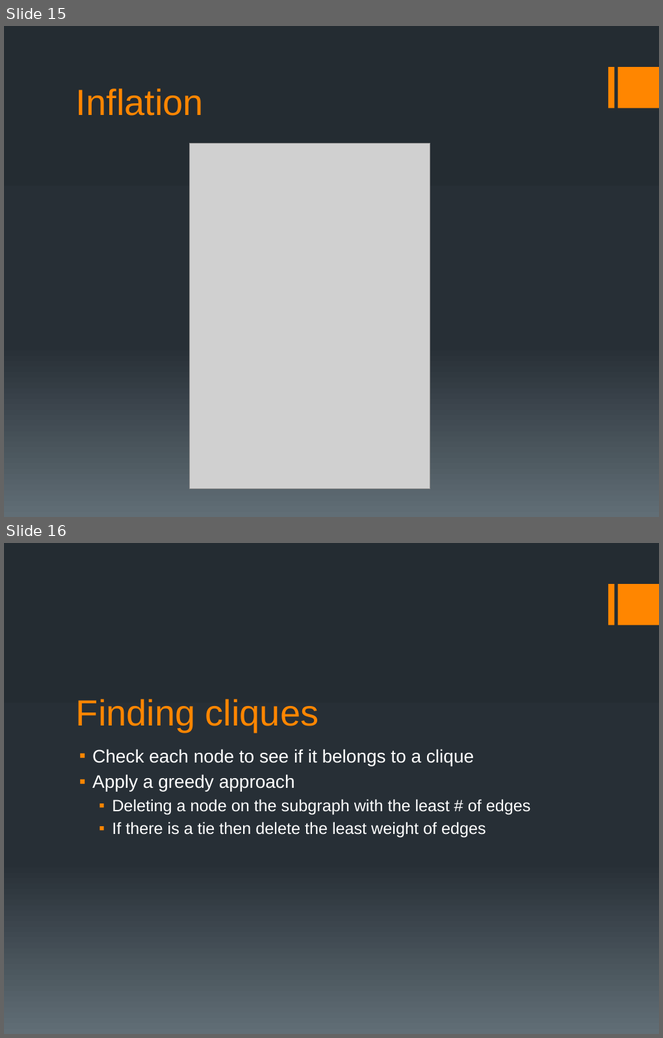
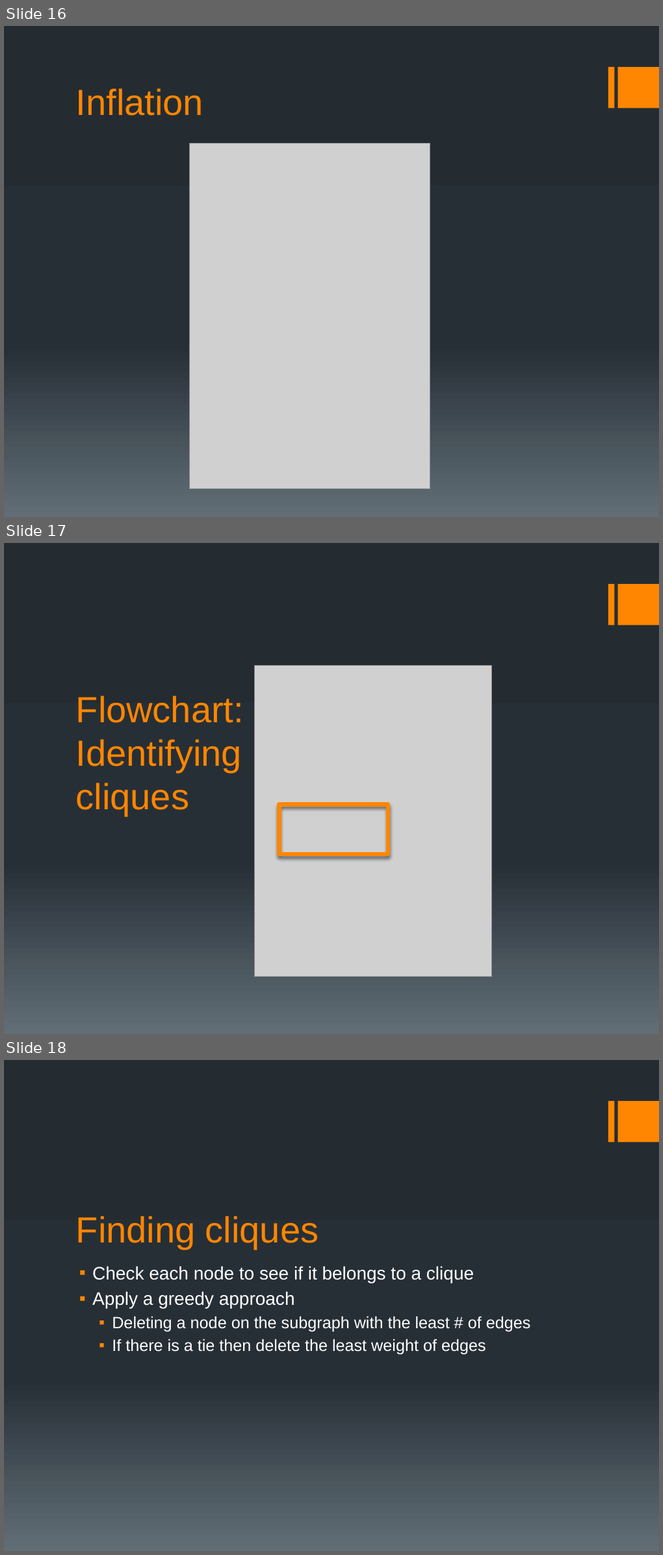
Before and after one commit to ship561/final-project, a slide deck: bioinformatics presentation.pptx. Shown one above the other, each under a label of ours: slides 15 and 16 before the commit, slides 16, 17 and 18 after it. The pictures are 663x1038 and 663x1555 pixels, drawn with LibreOffice and Linux fonts; fonts in the diff are those of the drawing; grey boxes stand for pictures. Boxes give left, top, right and bottom in pixels: in the first picture for what was removed or moved away, otherwise in the second. Text is boxed around its words. In the diff, an @@ line names an element or a change of style, - is before the commit and + after.

```diff
--- a/bioinformatics presentation.pptx
+++ b/bioinformatics presentation.pptx
@@ slide 17 added at [4,543,659,1034], background gradient #242C33 to #273037 to #636D76; not listed: 2 template elements that a slide beside it also shows @@
@@ picture added at [254,665,492,977] @@
@@ title added at [76,696,244,816], 40 pt, text #FF8600 @@
+Flowchart:
+Identifying cliques
@@ rectangle added at [279,804,388,854], outline #FF8600 4.5 pt @@
@@ what was slide 15 is now slide 16 @@
@@ what was slide 16 is now slide 18 @@
```
Also in this commit, not shown: 2 slides changed, 5 other slides added, 1 slide removed.
